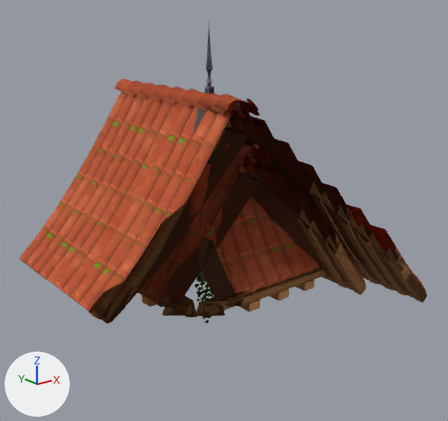
Before and after pictures for a commit that changed the glTF model public/assets/props/dorf.glb.
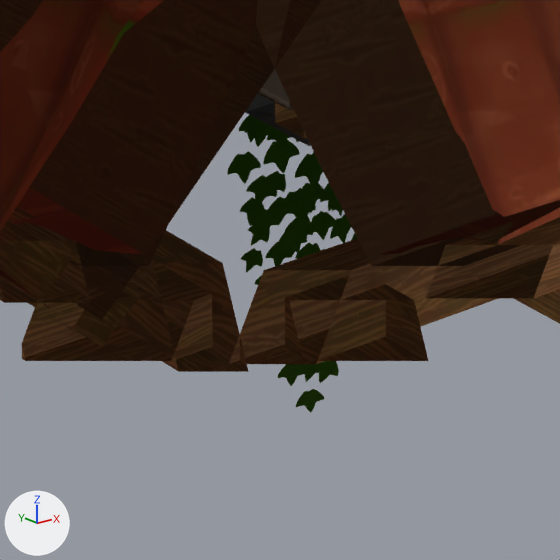
Old and new are each drawn whole from a 50 mm lens placed at (-10.45, -13.71, 6.86), pointed at (0.16, -0.45, 1.55) and again close up on the part from 36% to 55% of the width and 62% to 82% of the height. Arrows for +X, +Y and +Z are at lower left; the lights stay in place. The first two pictures are the older version. Everything nearer to the camera than a plane just in front of the edit is cut away. Where no turn or scale is listed for an object, it has been applied to the vertices.

Names of what the first close-up shows: 'Prop_Vine1.001', 'Roof_RoundTiles_4x6.001', 'Roof_RoundTiles_6x6.001', 'Roof_Tower_RoundTiles.001', 'Stairs_Exterior_Straight.001' and 3 more.
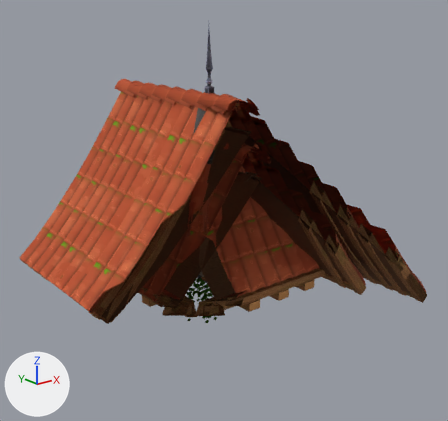
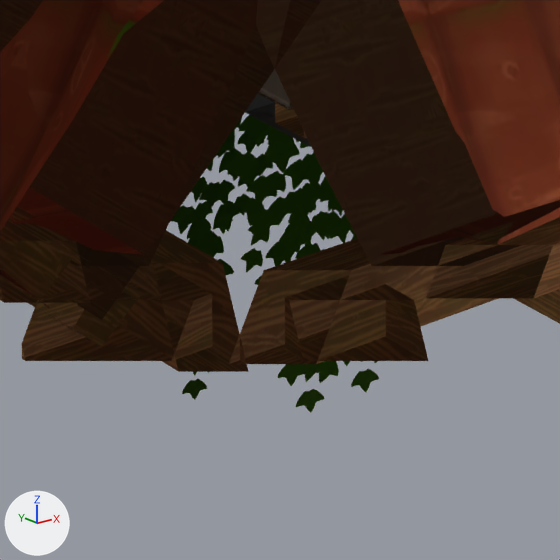
Where the change shows, as pixel boxes (x1, y1, x2, y2) in the close-ups (560 x 560 px):
```json
{"object": "Prop_Vine5.001", "change": "added", "after": [171, 117, 294, 400]}
{"object": "Prop_Vine2.001", "change": "added", "after": [265, 138, 379, 392], "on screen": "mostly hidden"}
```

The change, as JSON lines over the scene's bpy script:
```json
{"op": "add", "block": "me_plane_029", "code": ["me_plane_029 = bpy.data.meshes.new('Plane.029')", "me_plane_029.from_pydata(...)  # 185 vertices, 117 faces; spans x -1.32..0.98, y -0.1..1.02, z -1.95..1.03", "me_plane_029.materials.append(mat_mi_vine)"]}
{"op": "add", "block": "me_plane_017", "code": ["me_plane_017 = bpy.data.meshes.new('Plane.017')", "me_plane_017.from_pydata(...)  # 71 vertices, 45 faces; spans x -0.49..0.89, y -0.17..0.04, z -2.12..0.48", "me_plane_017.materials.append(mat_mi_vine)"]}
{"op": "add", "block": "ob_prop_vine5_001", "code": ["ob_prop_vine5_001 = bpy.data.objects.new('Prop_Vine5.001', me_plane_029)", "ob_prop_vine5_001.location = (0.0, 0.0, 0.0)"]}
{"op": "add", "block": "ob_prop_vine2_001", "code": ["ob_prop_vine2_001 = bpy.data.objects.new('Prop_Vine2.001', me_plane_017)", "ob_prop_vine2_001.location = (0.0, 0.0, 0.0)"]}
```
